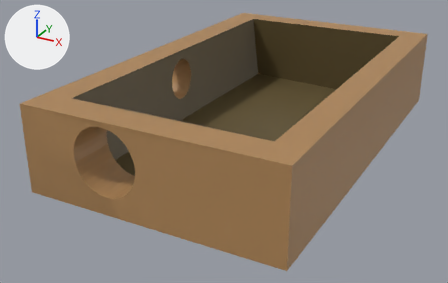
An edit to the FBX model Assets/VCOST/Models/boxV2.fbx, drawn before and after from the same camera.
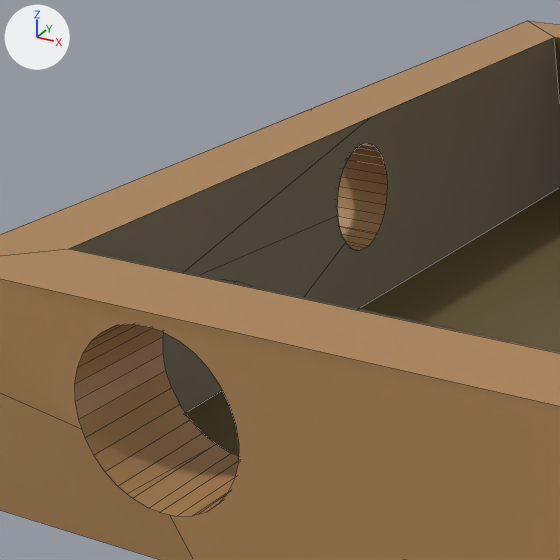
Each version is shown whole from a 50 mm camera at (1.51, -2.8, 1.23) aimed at (0.06, -0.18, -0.09), then close up on the part from 10% to 57% of the width and 2% to 76% of the height. Every picture has the same lights, and +X, +Y and +Z are marked at upper left. The close-ups show mesh edges as thin lines. Where no turn or scale is listed for an object, it has been applied to the vertices.

In view in the first close-up: 'boxV2'.
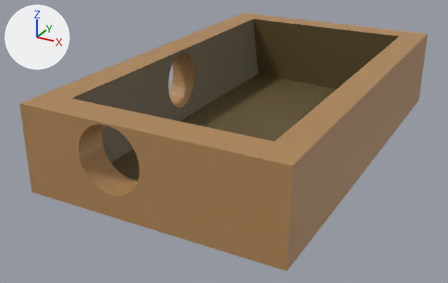
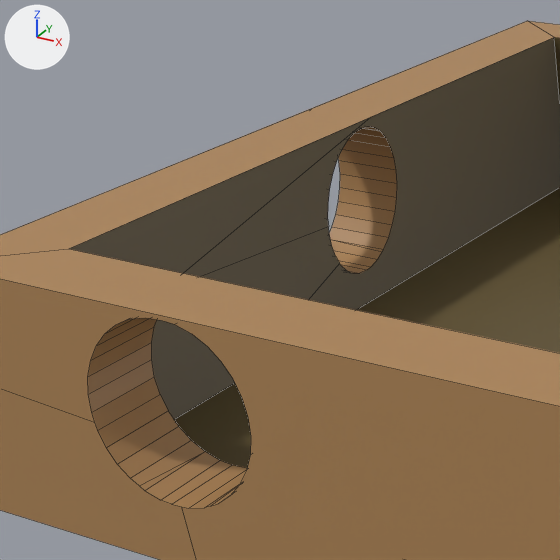
Pixel boxes [x1, y1, x2, y2] of what changed, in the close-ups (560 x 560 px; the box of a moved part takes in the faces that stretch with it):
part 1 of me_mesh_004, moved or reshaped
    before: [0, 249, 560, 560]
    after: [0, 279, 560, 560]
part 2 of me_mesh_004, moved or reshaped
    before: [69, 38, 560, 413]
    after: [69, 38, 560, 420]

What changed in the scene script:
```text
Change me_mesh_004:
    where me_mesh_004.from_pydata(...)  # 177 vertices, 90 faces; spans x -0.46..0.79, y -1.08..1.03, z -0.11..0.32
    used by ob_boxv2; location = (0.014, 0.001, 0.0)
    me_mesh_004 part 1: all 76 vertices in x -0.16..0.15, y -1.08..-0.86, z 0.0..0.31 are scaled about their middle by (1, 0.723, 1)
    me_mesh_004 part 2: all 76 vertices in x -0.46..-0.32, y -0.1..0.09, z 0.04..0.27 are scaled about their middle by (1, 1.38, 1.38), then moved by (0.0, 0.0, -0.01)
```
